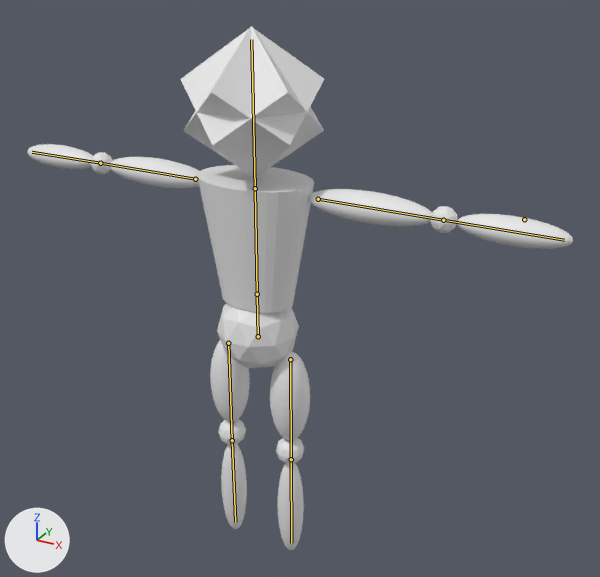
An edit to the Blender file game/models/fire_pose_playerrig.blend, drawn before and after from the same camera.
Both versions are drawn from a camera (50 mm lens) standing at (2.36, -3.78, 3.13) and looking at (0.17, 0.2, 1.14). Lighting does not change. The marker at lower left points along +X, +Y and +Z. The bones that bend it are drawn over the model as lines.
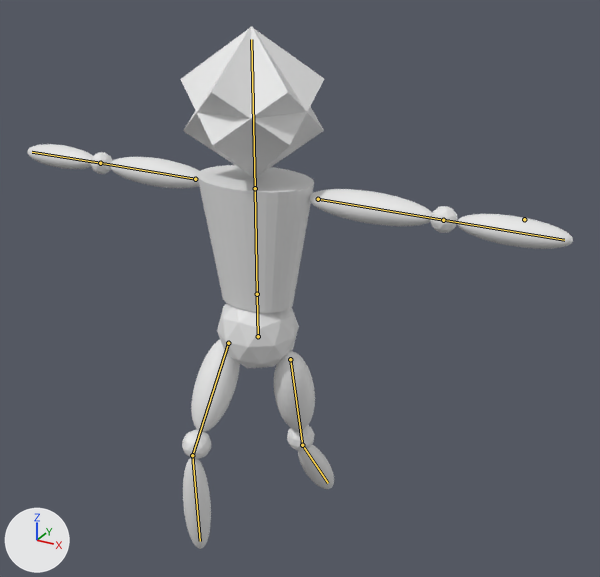
The newer file adds an action. The first version stands in its rest pose; the second is drawn at frame 11 of the action 'walk'.

What differs and where, as boxes (x1, y1, x2, y2) in the pictures (600 x 577 px):
'Cylinder.002', posed (7% wider): before (180, 26, 324, 550); after (180, 26, 334, 549)
bone 'Leg.L', root to tip: before (290, 359) to (291, 459); after (290, 359) to (302, 445)
bone 'LowerLeg.L', root to tip: before (291, 459) to (291, 543); after (302, 445) to (328, 483)
bone 'Leg.R', root to tip: before (228, 343) to (232, 440); after (228, 343) to (192, 455)
bone 'LowerLeg.R', root to tip: before (232, 440) to (235, 522); after (192, 455) to (200, 541)

The change, as a diff of the scene's bpy script:
```diff
--- a/game/models/fire_pose_playerrig.blend.py
+++ b/game/models/fire_pose_playerrig.blend.py
@@ bone_leg_l @@
 bone_leg_l = bpy.data.objects['Armature'].pose.bones['Leg.L']
-bone_leg_l.rotation_quaternion = (1.0, 0.0, 0.0, 0.0)  # degrees (0, 0, 0)
+bone_leg_l.rotation_quaternion = (0.994, -0.108, 0.0, 0.0)  # degrees (-12, 0, 0)
@@ bone_lowerleg_l @@
 bone_lowerleg_l = bpy.data.objects['Armature'].pose.bones['LowerLeg.L']  # child of 'Leg.L'
-bone_lowerleg_l.rotation_quaternion = (1.0, 0.0, 0.0, 0.0)  # degrees (0, 0, 0)
+bone_lowerleg_l.rotation_quaternion = (0.978, -0.192, 0.0, 0.0)  # degrees (-22, 0, 0)
@@ bone_leg_r @@
 bone_leg_r = bpy.data.objects['Armature'].pose.bones['Leg.R']
-bone_leg_r.rotation_quaternion = (1.0, 0.0, 0.0, 0.0)  # degrees (0, 0, 0)
+bone_leg_r.rotation_quaternion = (0.949, 0.315, 0.0, 0.0)  # degrees (37, 0, 0)
@@ bone_lowerleg_r @@
 bone_lowerleg_r = bpy.data.objects['Armature'].pose.bones['LowerLeg.R']  # child of 'Leg.R'
-bone_lowerleg_r.rotation_quaternion = (1.0, 0.0, 0.0, 0.0)  # degrees (0, 0, 0)
+bone_lowerleg_r.rotation_quaternion = (0.944, -0.329, 0.0, 0.0)  # degrees (-38, 0, 0)
```
